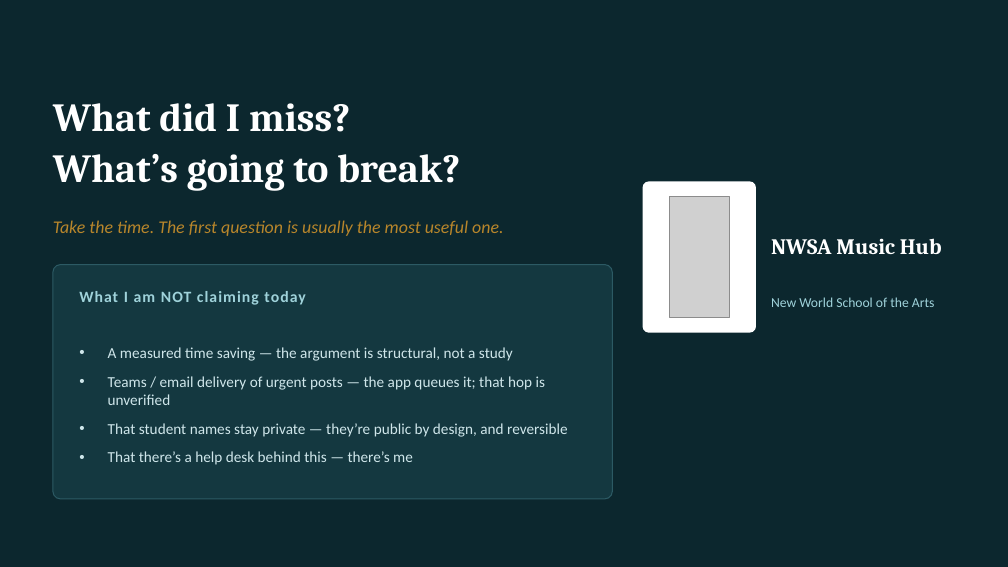
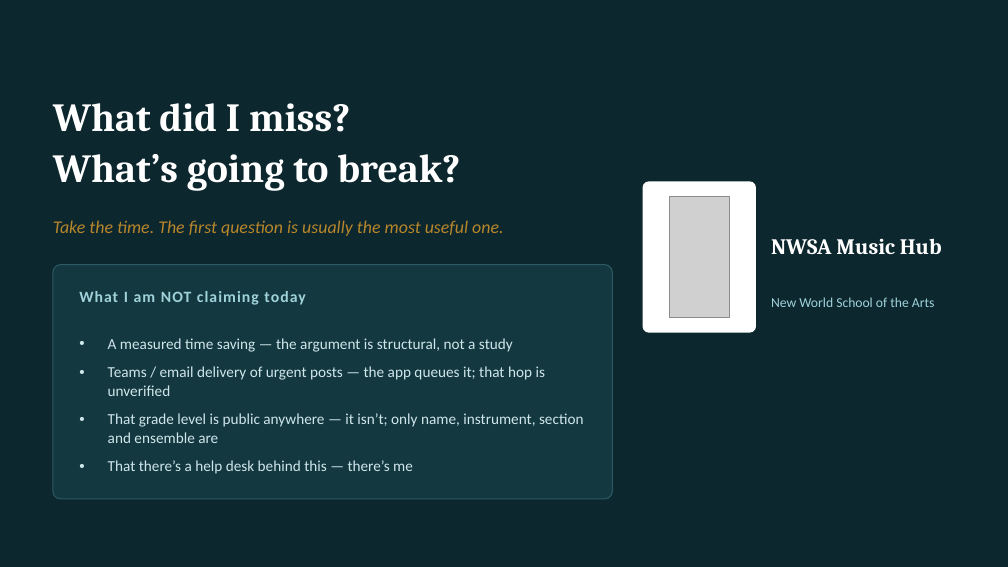
Before and after one commit to d5nf9kcskk-byte/nwsa-music-hub, a slide deck: slide 23 of docs/presentation/NWSA-Music-Hub-Directors.pptx. Drawn at 1008x567 pixels with LibreOffice and Linux fonts; fonts in the diff are those of the drawing; grey boxes stand for pictures. Boxes give left, top, right and bottom in pixels: in the first picture for what was removed or moved away, otherwise in the second. Text is boxed around its words. In the diff, an @@ line names an element or a change of style, - is before the commit and + after.

```diff
--- a/docs/presentation/NWSA-Music-Hub-Directors.pptx
+++ b/docs/presentation/NWSA-Music-Hub-Directors.pptx
@@ text at (108, 413, 584, 443): text changed @@
-• That student names stay private — they’re public by design, and reversible
+• That grade level is public anywhere — it isn’t; only name, instrument, section and ensemble are
```
Also in this commit, not shown: 5 other slides changed, 10 other files.
